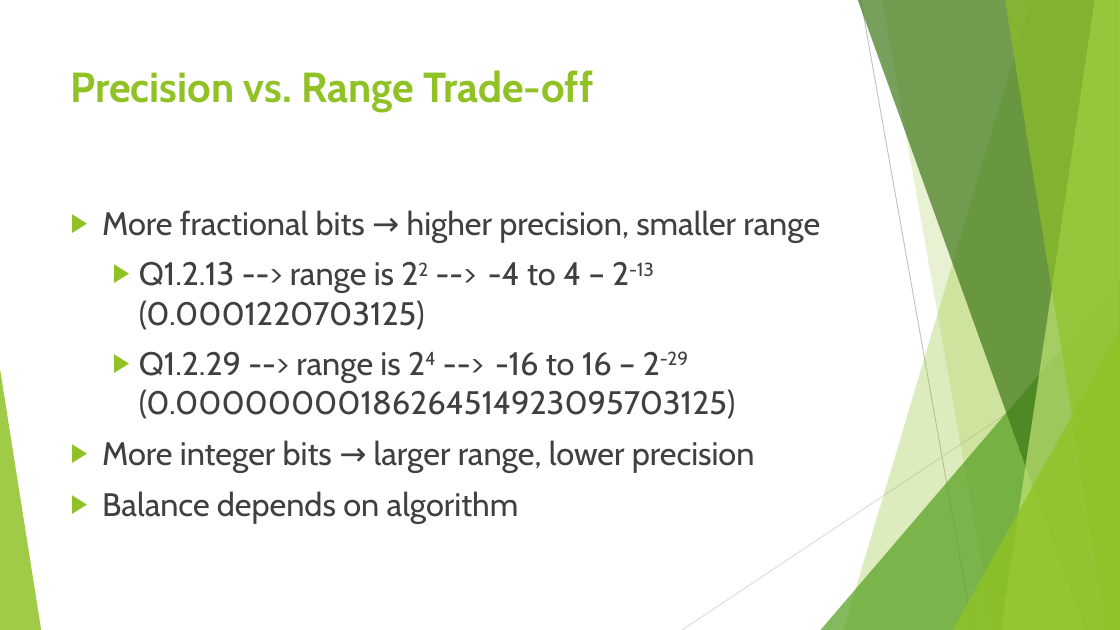
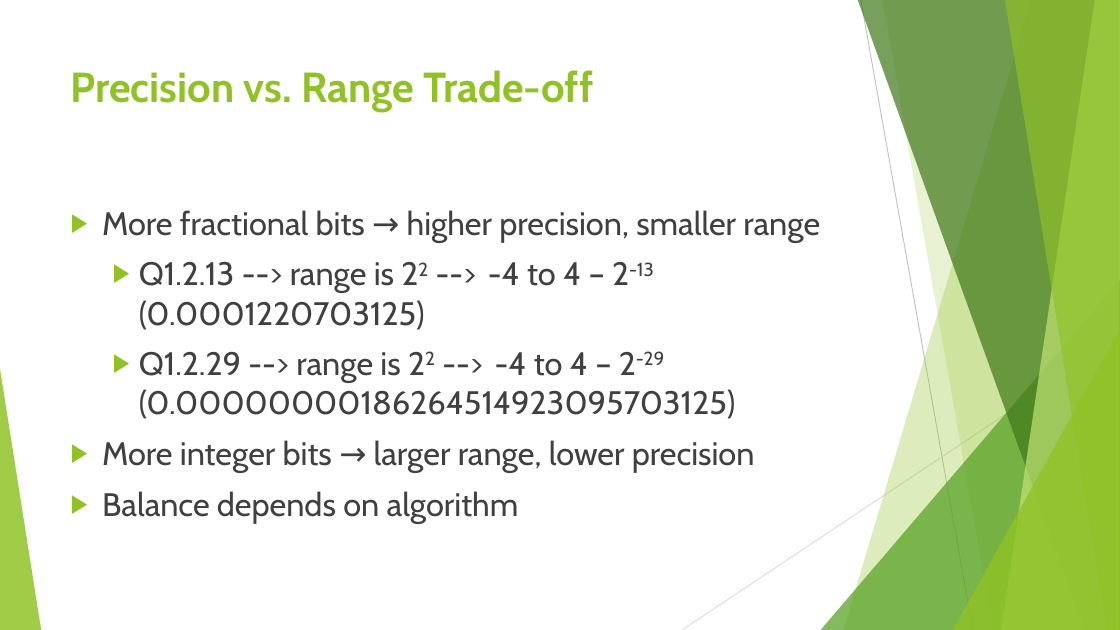
Before and after one commit to chbsaikiran/CBIT-DSP-SEMINAR-RELATED, a slide deck: slide 12 of Slides/DSP_Theory.pptx (slide 9 before the commit). Drawn at 1120x630 pixels with LibreOffice and Linux fonts; fonts in the diff are those of the drawing. Boxes give left, top, right and bottom in pixels: in the first picture for what was removed or moved away, otherwise in the second. Text is boxed around its words. In the diff, an @@ line names an element or a change of style, - is before the commit and + after.

Commit message:
added new ppt

```diff
--- a/Slides/DSP_Theory.pptx
+++ b/Slides/DSP_Theory.pptx
@@ text at [139,351,735,419]: text changed @@
-  ▶ Q1.2.29 --> range is 24 --> -16 to 16 – 2-29 (0.00000000186264514923095703125)
+  ▶ Q1.2.29 --> range is 22 --> -4 to 4 – 2-29 (0.00000000186264514923095703125)
```
Also in this commit, not shown: 1 other slide changed, 3 slides added, 1 other file.
